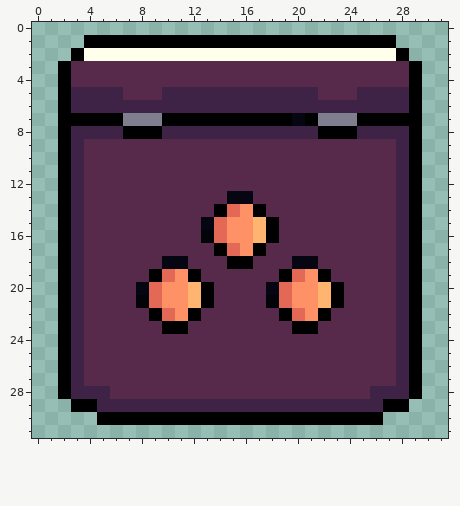
Two states of a pixel-art file, Assets/Sprites/Crates/_ShotgunCrate.aseprite. That is the earlier state.
32x32 pixels, 1 frame. Colours within 5 levels of each other are drawn and written as one.
Once edited:
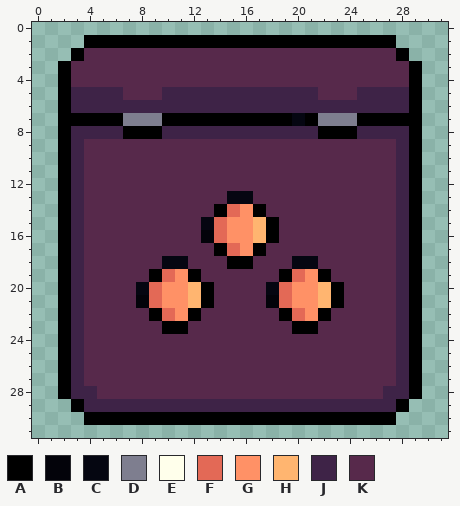
Palette (. is transparent): A #000000  B #03030a  C #050611  D #7e7e8f  E #ffffeb  F #e36956  G #ff9166  H #ffb570  J #3e2347  K #57294b
Change:
--- layer "Layer 1"
@@ x 0..31 @@
  1 ....AAAAAAAAAAAAAAAAAAAAAAAA....
- 2 ...AEEEEEEEEEEEEEEEEEEEEEEEEA...
+ 2 ...AKKKKKKKKKKKKKKKKKKKKKKKKA...
  3 ..AKKKKKKKKKKKKKKKKKKKKKKKKKKA..
@@ x 0..31 @@
 27 ..AJKKKKKKKKKKKKKKKKKKKKKKKKJA..
-28 ..AJJJKKKKKKKKKKKKKKKKKKKKJJJA..
-29 ...AAJJJJJJJJJJJJJJJJJJJJJJAA...
-30 .....AAAAAAAAAAAAAAAAAAAAAA.....
+28 ..AJJKKKKKKKKKKKKKKKKKKKKKKJJA..
+29 ...AJJJJJJJJJJJJJJJJJJJJJJJJA...
+30 ....AAAAAAAAAAAAAAAAAAAAAAAA....
 31 ................................
Changed places in both pictures, as pixel boxes (x1, y1, x2, y2):
changed: (84, 48, 396, 61)
changed: (84, 386, 110, 425)
changed: (370, 386, 396, 425)
